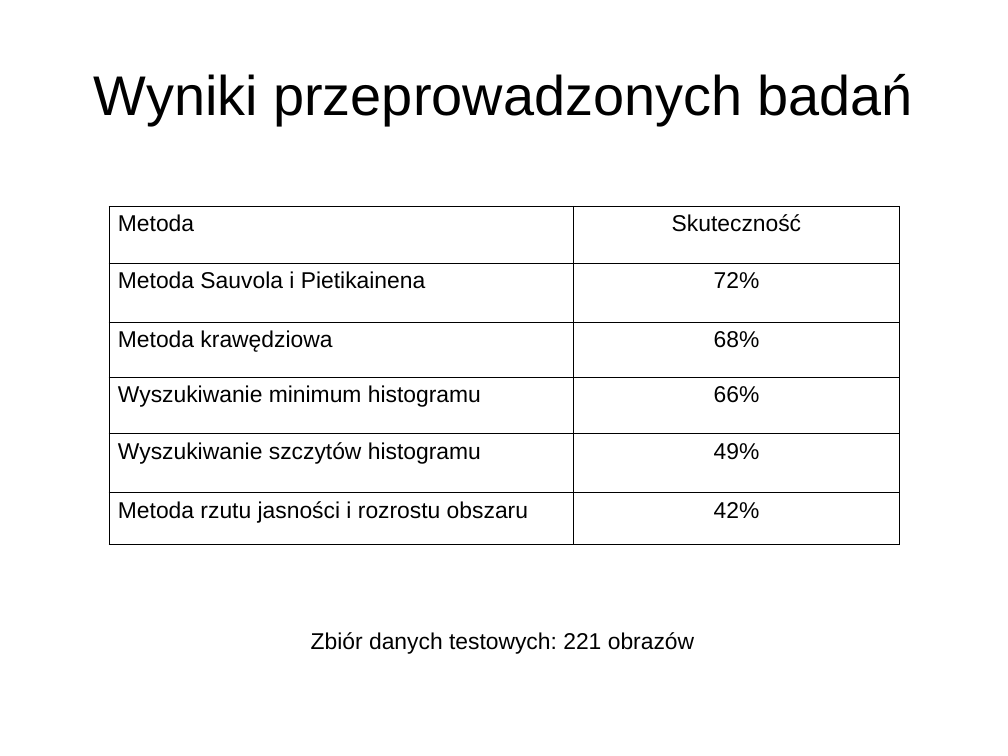
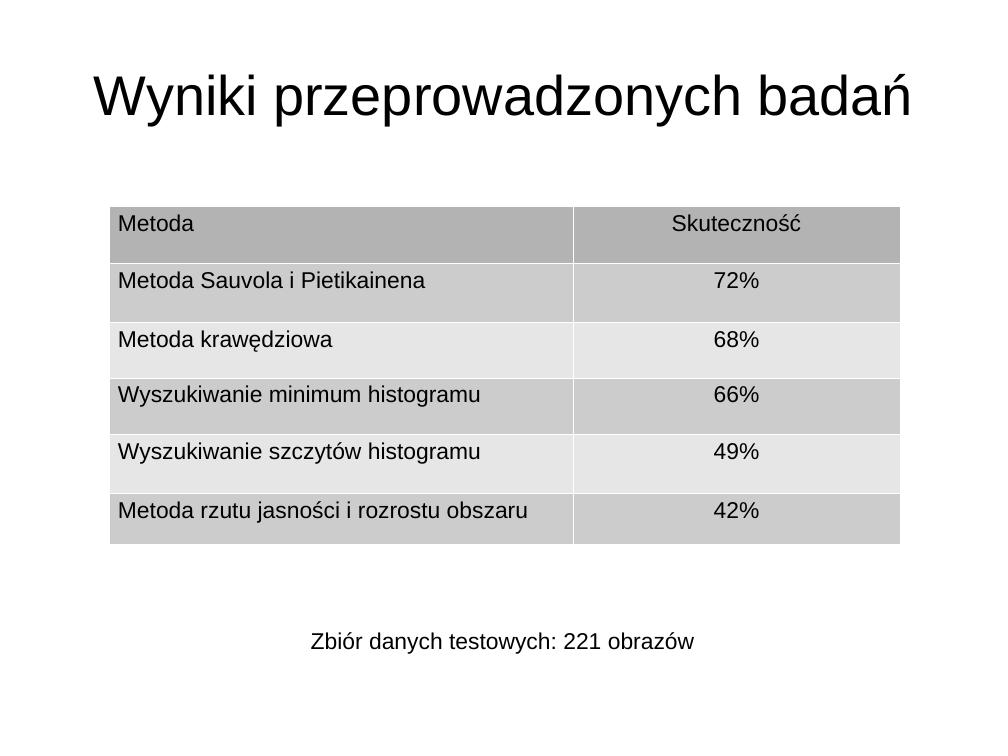
Before and after one commit to loganek/number-plate-recognition, a slide deck: slide 10 of doc/presentations/final-presentation.odp. Drawn at 1008x756 pixels with LibreOffice and Linux fonts; fonts in the diff are those of the drawing. Boxes give left, top, right and bottom in pixels: in the first picture for what was removed or moved away, otherwise in the second. Text is boxed around its words. In the diff, an @@ line names an element or a change of style, - is before the commit and + after.

```diff
--- a/doc/presentations/final-presentation.odp
+++ b/doc/presentations/final-presentation.odp
@@ table at box(109, 206, 900, 544) @@
@@ fill none to #B3B3B3 in row 1 @@
@@ fill none to #CCCCCC in 6 cells @@
@@ fill none to #E6E6E6 in 4 cells @@
@@ borders changed @@
```
Also in this commit, not shown: 2 other slides changed.
